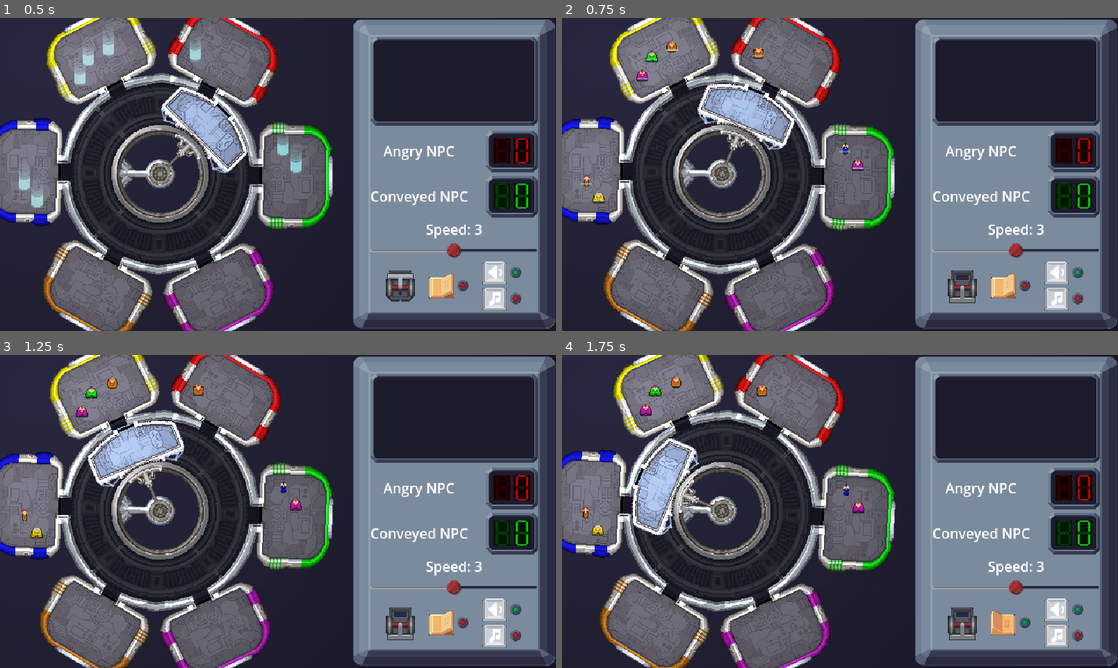
Above: before the commit, frames 1-4 (two rows, left to right).
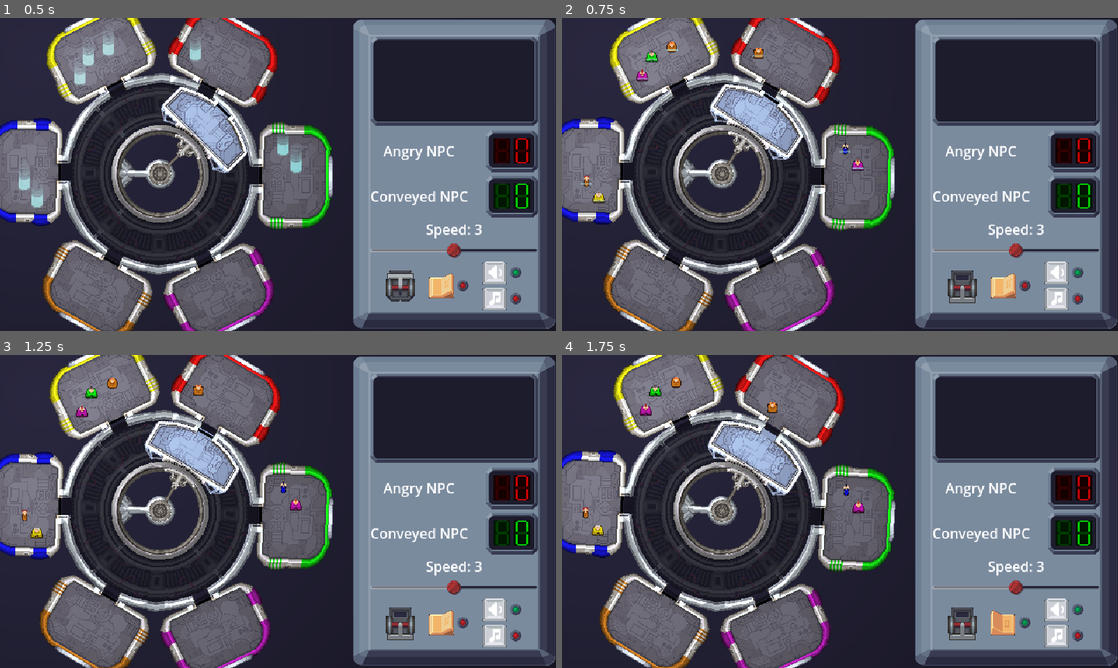
Above: after the commit, the same moments.

Repository: tehelka-gamedev/gmtk-2025
Game: Godot game, scene res://main.tscn
The game is run twice, just before and just after one commit, with the same random seed, the same clock (stepped at 60 frames per second) and the same inputs. The engine's default icon, where the game draws it, is replaced by a stand-in: a white triangle on a blue panel in a dark square. Sound files missing from this copy of the repository are replaced by a short silence.
Inputs (mouse positions are in pixels of both pictures, inside the frame that each line leads up to):
- Up to frame 1 (0.5 s): no input
- Up to frame 2 (0.75 s): click (962, 287) at 0.5 s
- Up to frame 3 (1.25 s): no input
- Up to frame 4 (1.75 s): click (1001, 624) at 1.25 s

Frame 1 is identical in both runs. In frame 2, 2.3% of the frame differs, in the area x 24-44%, y 20-54%; in frame 3, 4.0%; in frame 4, 5.0%, in the area x 12-44%, y 9-58%.

Commit message:
Fix lever in control panel (still buggy when people waiting...)

Diff:
--- a/godot/control_panel.gd
+++ b/godot/control_panel.gd
@@ -1,8 +1,7 @@
 extends PanelContainer
 class_name ControlPanel
 
-signal start_elevator_pressed
-signal stop_elevator_pressed
+signal toggle_elevator_movement
 signal speed_cursor_changed(value: int)
 
 
@@ -39,20 +38,8 @@
 func update_speed_label(speed_idx: int) -> void:
     speed_label.text = "Speed: %d" % (speed_idx+1)
 
-
-func _on_start_button_pressed() -> void:
-    start_elevator_pressed.emit()
-
-
-func _on_stop_button_pressed() -> void:
-    stop_elevator_pressed.emit()
-
-func _on_elevator_movement_lever_toggled(toggled_on: bool):
-    # do not want to refactor now...
-    if toggled_on:
-        start_elevator_pressed.emit()
-    else:
-        stop_elevator_pressed.emit()
+func _on_elevator_movement_lever_toggled(_toggled_on: bool):
+    toggle_elevator_movement.emit()
 
 func _on_elevator_broken_set_to(broken: bool) -> void:
     if broken:
--- a/godot/objects/elevator.gd
+++ b/godot/objects/elevator.gd
@@ -178,6 +178,7 @@
 
 
 func handle_toggle_movement() -> void:
+    print("handle_toggle_movement")
     if _people_are_entering:
         return
 
@@ -213,17 +214,8 @@
 func set_speed_idx_no_signal(value: int) -> void:
     current_speed = value
 
-func on_start_elevator() -> void:
-    if moving:
-        return
+func on_elevator_toggle_movement_from_ui() -> void:
     handle_toggle_movement()
-
-
-func on_stop_elevator() -> void:
-    if not moving:
-        return
-    handle_toggle_movement()
-
 
 func get_entrance_position() -> Marker2D:
     return entrance_position
--- a/godot/scripts/game_manager.gd
+++ b/godot/scripts/game_manager.gd
@@ -77,8 +77,7 @@
         _control_panel.set_speed_cursor(speed_idx)
     ))
 
-    _control_panel.start_elevator_pressed.connect(elevator.on_start_elevator)
-    _control_panel.stop_elevator_pressed.connect(elevator.on_stop_elevator)
+    _control_panel.toggle_elevator_movement.connect(elevator.on_elevator_toggle_movement_from_ui)
     _control_panel.speed_cursor_changed.connect(elevator.set_speed_idx_no_signal)
     elevator.broken_speed_changed.connect(_control_panel._on_elevator_broken_set_to)
 
@@ -233,12 +232,21 @@
         PlayerChoice.ABORT:
             room.npc_denied()
             elevator.stop_loading_people()
+            print("abort")
         _:
             push_error("UNKNOWN PLAYER CHOICE %s" % player_choice)
 
 
 func _ask_player_choice() -> PlayerChoice:
     _waiting_for_player_choice = true
+
+    # ugly fix for using control panel. Joy of end of jam O:)
+    _control_panel.toggle_elevator_movement.connect((func():
+        elevator.stop_loading_people()
+        send_player_choice(PlayerChoice.ABORT)
+        ),
+        ConnectFlags.CONNECT_ONE_SHOT
+    )
     return await player_choice_made
 
 
